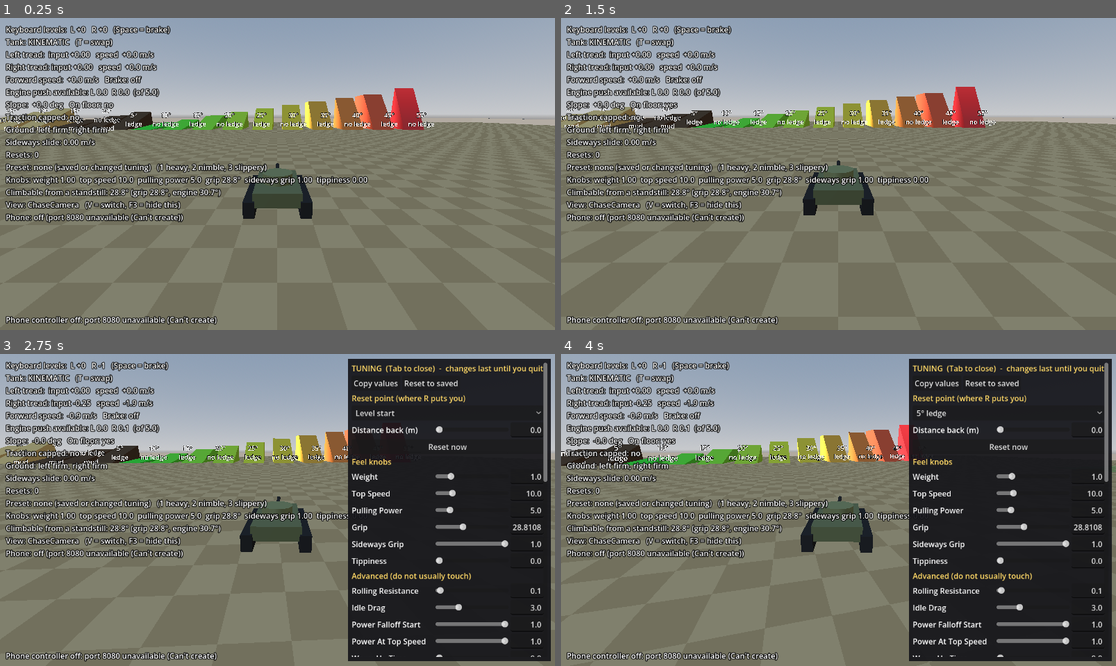
Above: before the commit, frames 1-4 (two rows, left to right).
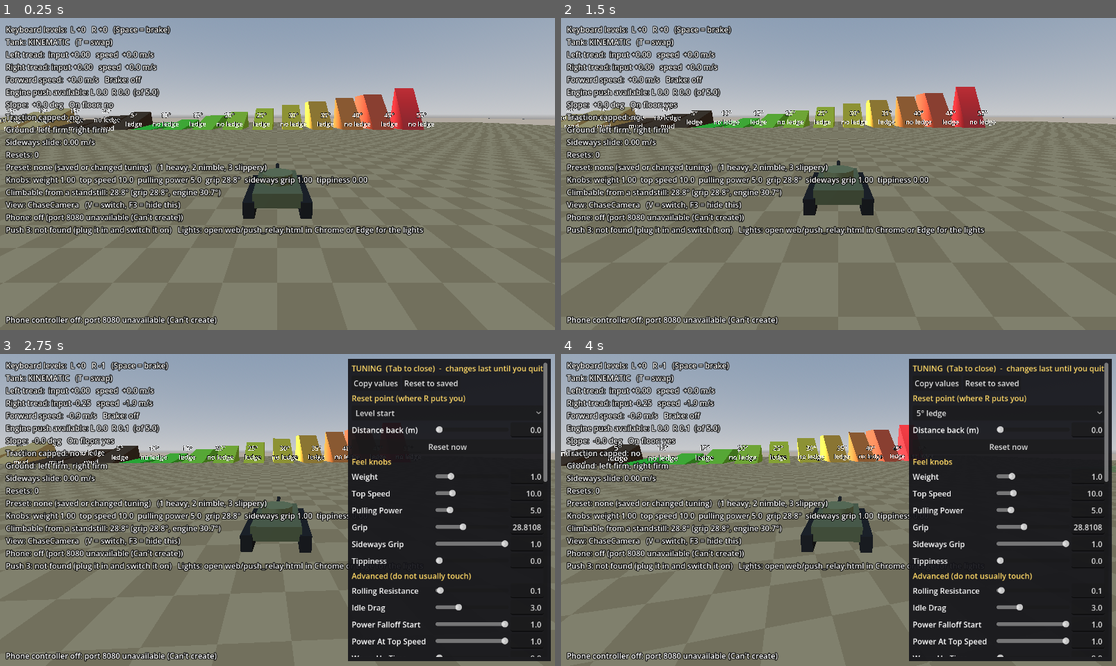
Above: after the commit, the same moments.

Repository: Kickpunch3r/tank-game
Game: Godot game, scene res://scenes/test_course.tscn
The game is run twice, just before and just after one commit, with the same random seed, the same clock (stepped at 60 frames per second) and the same inputs.
Inputs (mouse positions are in pixels of both pictures, inside the frame that each line leads up to):
- Up to frame 1 (0.25 s): no input
- Up to frame 2 (1.5 s): move the mouse to (960, 158) at 0.52 s; hold Down (driver_right_back) 0.53-1.25 s; hold Space (driver_all_stop) 0.53-1.25 s; click (960, 158) at 0.67 s; drag from (727, 189) to (810, 236) at 1.27 s
- Up to frame 3 (2.75 s): tap Enter at 2 s; move the mouse to (333, 441) at 2.02 s; hold Down (driver_right_back) from 2.03 s (still down); hold Tab (tuning_panel_toggle) from 2.03 s (still down)
- Up to frame 4 (4 s): release Down (driver_right_back) at 2.75 s; release Tab (tuning_panel_toggle) at 2.75 s; click "Level start" at 2.75 s; click "Level start" at 3.5 s

The runs differ from the first frame. In frame 1, 1.3% of the frame differs, in the area x 1-77%, y 66-70%; in frame 2, 1.3%; in frame 3, 1.1%; in frame 4, 1.1%.

Commit message:
Ableton Push 3 controller: lit levers and a brake square
PushController (player rig) reads the Push's pads over USB MIDI (port
"Ableton Push 3 MIDI"): two-column levers with 7 notches each side
(0.25 / 0.5 / 1, staying where pressed) and a 4x4 brake square that also
zeroes the levers. PushDriverInput on both tanks' stations, so T keeps the
levers. PushLightSender lights the pads from the active tank's station
(position bright, notches dim, brake red) through web/push_relay.html,
copied from the finger-walking game. Unplugging brakes for 3 s.
14 new tests with pretend MIDI (204 total). Not tried on a real Push.

Co-Authored-By: Claude Opus 5.5 <noreply@anthropic.com>

Diff:
--- a/scenes/physics_tank.tscn
+++ b/scenes/physics_tank.tscn
@@ -7,6 +7,7 @@
 [ext_resource type="Resource" path="res://tuning/physics_tank_tuning.tres" id="5_tuning"]
 [ext_resource type="Script" path="res://scripts/driver_slit_camera.gd" id="7_slit_camera"]
 [ext_resource type="Script" path="res://scripts/net/phone_driver_input.gd" id="8_phone"]
+[ext_resource type="Script" path="res://scripts/push/push_driver_input.gd" id="9_push"]
 
 [sub_resource type="ConvexPolygonShape3D" id="Shape_hull"]
 points = PackedVector3Array(-1.8, 0.35, -1.9, -1.8, 0.35, 1.9, -1.8, 0.8, -2.5, -1.8, 0.8, 2.5, -1.8, 1.3, -2.5, -1.8, 1.3, 2.5, 1.8, 0.35, -1.9, 1.8, 0.35, 1.9, 1.8, 0.8, -2.5, 1.8, 0.8, 2.5, 1.8, 1.3, -2.5, 1.8, 1.3, 2.5)
@@ -71,6 +72,9 @@
 [node name="PhoneDriverInput" type="Node" parent="DriverStation"]
 script = ExtResource("8_phone")
 
+[node name="PushDriverInput" type="Node" parent="DriverStation"]
+script = ExtResource("9_push")
+
 [node name="Collision" type="CollisionShape3D" parent="."]
 shape = SubResource("Shape_hull")
 
--- a/scenes/player_rig.tscn
+++ b/scenes/player_rig.tscn
@@ -14,6 +14,8 @@
 [ext_resource type="Resource" path="res://tuning/presets/slippery.tres" id="12_slippery"]
 [ext_resource type="PackedScene" path="res://scenes/physics_tank.tscn" id="13_physics_tank"]
 [ext_resource type="Script" path="res://scripts/player_rig.gd" id="14_rig"]
+[ext_resource type="Script" path="res://scripts/push/push_controller.gd" id="15_push_controller"]
+[ext_resource type="Script" path="res://scripts/push/push_light_sender.gd" id="16_push_lights"]
 
 [node name="PlayerRig" type="Node3D" node_paths=PackedStringArray("tanks", "chase_camera", "view_switcher", "debug_hud", "tuning_panel", "controller_server")]
 script = ExtResource("14_rig")
@@ -69,3 +71,10 @@
 script = ExtResource("7_phone_label")
 server = NodePath("../ControllerServer")
 usb_link = NodePath("../UsbPhoneLink")
+
+[node name="PushController" type="Node" parent="."]
+script = ExtResource("15_push_controller")
+
+[node name="PushLightSender" type="Node" parent="." node_paths=PackedStringArray("rig")]
+script = ExtResource("16_push_lights")
+rig = NodePath("..")
--- a/scenes/tank.tscn
+++ b/scenes/tank.tscn
@@ -8,6 +8,7 @@
 [ext_resource type="Script" path="res://scripts/hull_tilt.gd" id="6_hull_tilt"]
 [ext_resource type="Script" path="res://scripts/driver_slit_camera.gd" id="7_slit_camera"]
 [ext_resource type="Script" path="res://scripts/net/phone_driver_input.gd" id="8_phone"]
+[ext_resource type="Script" path="res://scripts/push/push_driver_input.gd" id="9_push"]
 [ext_resource type="Script" path="res://scripts/hull_sway.gd" id="9_hull_sway"]
 
 [sub_resource type="CapsuleShape3D" id="CapsuleShape3D_body"]
@@ -72,6 +73,9 @@
 [node name="PhoneDriverInput" type="Node" parent="DriverStation"]
 script = ExtResource("8_phone")
 
+[node name="PushDriverInput" type="Node" parent="DriverStation"]
+script = ExtResource("9_push")
+
 [node name="Collision" type="CollisionShape3D" parent="."]
 transform = Transform3D(1, 0, 0, 0, 1, 0, 0, 0, 1, 0, 1.7, 0)
 shape = SubResource("CapsuleShape3D_body")
--- a/scripts/debug_hud.gd
+++ b/scripts/debug_hud.gd
@@ -56,7 +56,24 @@
 	if is_instance_valid(view_switcher):
 		lines.append("View: %s   (V = switch, F3 = hide this)" % view_switcher.current_view_name())
 	lines.append_array(_phone_lines())
+	lines.append_array(_push_lines())
 	_label.text = "\n".join(lines)
+
+
+## Ableton Push 3 status, if the scene has a PushController.
+func _push_lines() -> PackedStringArray:
+	var push := get_tree().get_first_node_in_group(PushController.GROUP) as PushController
+	if push == null:
+		return []
+	var lights := get_tree().get_first_node_in_group(PushLightSender.GROUP) as PushLightSender
+	var pages: String = "no light sender"
+	if lights != null:
+		pages = ("%d relay page(s) connected" % lights.page_count()) if lights.page_count() > 0 \
+				else "open web/push_relay.html in Chrome or Edge for the lights"
+	if not push.is_connected_to_push():
+		return ["Push 3: not found (plug it in and switch it on)   Lights: %s" % pages]
+	return ["Push 3: connected   levers L %+d  R %+d   brake %s   Lights: %s" % [
+			push.left_level, push.right_level, "ON" if push.is_brake_held() else "off", pages]]
 
 
 ## The feel knobs, the preset they match, and the slope limit they give.
--- /dev/null
+++ b/scripts/push/push_controller.gd
@@ -0,0 +1,130 @@
+class_name PushController
+extends Node
+## Reads the Ableton Push 3's pads (over USB MIDI; no Ableton Live or drivers
+## needed) and keeps the Push's lever levels and brake. Lives in the player
+## rig; each tank's PushDriverInput reads it, so swapping tanks keeps the
+## Push's levers where they are. See PushLayout for which pad does what.
+##
+## Pressing a lever pad jumps that lever to the pad's level; it stays when
+## you let go. Holding any pad of the brake square brakes, and pressing it
+## also puts both levers back to 0.
+##
+## Safety: if the Push disappears (unplugged), its levers go back to 0 and the
+## brake is held for a few seconds, so the tank stops instead of driving on.
+
+## Group the controller joins, so the Push inputs, lights and HUD can find it.
+const GROUP: StringName = &"push_controller"
+
+## How long the brake is held after the Push disappears, in seconds.
+const LOSS_BRAKE_SECONDS: float = 3.0
+
+## Test runs switch this off: they feed pretend MIDI in instead.
+static var open_midi_in_scenes: bool = true
+
+## Name of the MIDI port to read. The Push shows up as three ports and every
+## pad press arrives on two of them, so only this one is read.
+@export var midi_port_name: String = "Ableton Push 3 MIDI"
+
+## How often to check that the Push is still plugged in, in seconds.
+@export var check_every_seconds: float = 1.0
+
+## The Push's lever levels, from -3 to 3.
+var left_level: int = 0
+var right_level: int = 0
+
+## Which MIDI port is the Push (its place in Godot's list), -1 = not found.
+var midi_device: int = -1
+
+# Brake pads being held: note -> true.
+var _brake_pads: Dictionary = {}
+var _time: float = 0.0
+var _seconds_since_check: float = 0.0
+var _loss_brake_until: float = -INF
+
+
+func _ready() -> void:
+	add_to_group(GROUP)
+	if open_midi_in_scenes:
+		OS.open_midi_inputs()
+		_check_for_push()
+
+
+func _exit_tree() -> void:
+	if open_midi_in_scenes:
+		OS.close_midi_inputs()
+
+
+func _process(delta: float) -> void:
+	_time += delta
+	if not open_midi_in_scenes:
+		return
+	_seconds_since_check += delta
+	if _seconds_since_check >= check_every_seconds:
+		_seconds_since_check = 0.0
+		_check_for_push()
+
+
+func _input(event: InputEvent) -> void:
+	var midi := event as InputEventMIDI
+	if midi != null:
+		handle_midi(midi)
+
+
+## One MIDI message from a port. Only the Push's own port counts.
+func handle_midi(midi: InputEventMIDI) -> void:
+	if midi.device != midi_device or midi_device == -1:
+		return
+	var pressed: bool = midi.message == MIDI_MESSAGE_NOTE_ON and midi.velocity > 0
+	var released: bool = midi.message == MIDI_MESSAGE_NOTE_OFF \
+			or (midi.message == MIDI_MESSAGE_NOTE_ON and midi.velocity == 0)
+	if not pressed and not released:
+		return
+	var pad: Dictionary = PushLayout.describe(midi.pitch)
+	match pad.kind:
+		PushLayout.Kind.LEFT_LEVER:
+			if pressed:
+				left_level = pad.level
+		PushLayout.Kind.RIGHT_LEVER:
+			if pressed:
+				right_level = pad.level
+		PushLayout.Kind.BRAKE:
+			if pressed:
+				_brake_pads[midi.pitch] = true
+				left_level = 0
+				right_level = 0
+			else:
+				_brake_pads.erase(midi.pitch)
+
+
+func is_connected_to_push() -> bool:
+	return midi_device != -1
+
+
+func left_tread() -> float:
+	return TreadLevels.value_for(left_level)
+
+
+func right_tread() -> float:
+	return TreadLevels.value_for(right_level)
+
+
+## True while a brake pad is held, or for a few seconds after the Push disappeared.
+func is_brake_held() -> bool:
+	return not _brake_pads.is_empty() or _time < _loss_brake_until
+
+
+## Called when the Push stops being there: levers to 0, brake for a while.
+func push_lost() -> void:
+	left_level = 0
+	right_level = 0
+	_brake_pads.clear()
+	_loss_brake_until = _time + LOSS_BRAKE_SECONDS
+	midi_device = -1
+
+
+func _check_for_push() -> void:
+	# The port's place in this list is what InputEventMIDI.device reports.
+	var found: int = OS.get_connected_midi_inputs().find(midi_port_name)
+	if midi_device != -1 and found == -1:
+		push_lost()
+	midi_device = found
--- /dev/null
+++ b/scripts/push/push_driver_input.gd
@@ -0,0 +1,29 @@
+class_name PushDriverInput
+extends DriverInputSource
+## The Ableton Push 3's levers and brake (via the PushController in the player
+## rig), as one more input source on a tank's DriverStation. Like the
+## keyboard: for each tread the hardest push of all sources wins, and the
+## brake counts from any source.
+
+var _controller: PushController
+
+
+func get_left_tread() -> float:
+	var controller: PushController = _find_controller()
+	return controller.left_tread() if controller != null else 0.0
+
+
+func get_right_tread() -> float:
+	var controller: PushController = _find_controller()
+	return controller.right_tread() if controller != null else 0.0
+
+
+func is_brake_held() -> bool:
+	var controller: PushController = _find_controller()
+	return controller != null and controller.is_brake_held()
+
+
+func _find_controller() -> PushController:
+	if not is_instance_valid(_controller):
+		_controller = get_tree().get_first_node_in_group(PushController.GROUP) as PushController
+	return _controller
--- /dev/null
+++ b/scripts/push/push_layout.gd
@@ -0,0 +1,64 @@
+class_name PushLayout
+extends RefCounted
+## Which Push 3 pad does what. Pads are an 8 x 8 grid: column 0 = left,
+## row 0 = bottom. Each pad sends MIDI note 36 + row x 8 + column
+## (36 = bottom-left, 99 = top-right).
+##
+##   row 7   .  .  .  .  .  .  .  .     (free, for later)
+##   row 6   L  L  .  .  .  .  R  R     level +3 (full forward)
+##   row 5   L  L  B  B  B  B  R  R     level +2
+##   row 4   L  L  B  B  B  B  R  R     level +1
+##   row 3   L  L  B  B  B  B  R  R     level 0
+##   row 2   L  L  B  B  B  B  R  R     level -1
+##   row 1   L  L  .  .  .  .  R  R     level -2
+##   row 0   L  L  .  .  .  .  R  R     level -3 (full back)
+##
+## L / R = left / right tread lever (two columns wide, easy to hit without
+## looking), B = brake square. The lever levels are the shared TreadLevels.
+
+const FIRST_NOTE: int = 36
+const COLUMNS: int = 8
+const ROWS: int = 8
+
+const LEFT_LEVER_COLUMNS: Array[int] = [0, 1]
+const RIGHT_LEVER_COLUMNS: Array[int] = [6, 7]
+## Rows 0 to 6 are the 7 notches; this row is level 0.
+const ZERO_ROW: int = 3
+const BRAKE_COLUMNS: Array[int] = [2, 3, 4, 5]
+const BRAKE_ROWS: Array[int] = [2, 3, 4, 5]
+
+## What a pad is for.
+enum Kind { NONE, LEFT_LEVER, RIGHT_LEVER, BRAKE }
+
+
+static func note_for(column: int, row: int) -> int:
+	return FIRST_NOTE + row * COLUMNS + column
+
+
+## What a MIDI note's pad does: {"kind": Kind, "level": int (levers only)}.
+static func describe(note: int) -> Dictionary:
+	var index: int = note - FIRST_NOTE
+	if index < 0 or index >= COLUMNS * ROWS:
+		return {"kind": Kind.NONE, "level": 0}
+	return describe_pad(index % COLUMNS, index / COLUMNS)
+
+
+static func describe_pad(column: int, row: int) -> Dictionary:
+	var level: int = row - ZERO_ROW
+	var on_lever_rows: bool = absi(level) <= TreadLevels.MAX_LEVEL
+	if on_lever_rows and LEFT_LEVER_COLUMNS.has(column):
+		return {"kind": Kind.LEFT_LEVER, "level": level}
+	if on_lever_rows and RIGHT_LEVER_COLUMNS.has(column):
+		return {"kind": Kind.RIGHT_LEVER, "level": level}
+	if BRAKE_COLUMNS.has(column) and BRAKE_ROWS.has(row):
+		return {"kind": Kind.BRAKE, "level": 0}
+	return {"kind": Kind.NONE, "level": 0}
+
+
+## The lever level (-3 to 3) whose push is closest to `value` (-1 to 1).
+static func nearest_level(value: float) -> int:
+	var best: int = 0
+	for level: int in range(-TreadLevels.MAX_LEVEL, TreadLevels.MAX_LEVEL + 1):
+		if absf(TreadLevels.value_for(level) - value) < absf(TreadLevels.value_for(best) - value):
+			best = level
+	return best
--- /dev/null
+++ b/scripts/push/push_light_sender.gd
@@ -0,0 +1,140 @@
+class_name PushLightSender
+extends Node
+## Lights the Push 3's pads to match the levers and brake.
+##
+## Godot can't send MIDI, so the lights go through the browser relay page
+## (web/push_relay.html, open it in Chrome or Edge): the game runs a small
+## WebSocket server on this computer only, the page connects and passes the
+## lights on to the Push. Same page and message as the finger-walking game:
+## {"pads": [64 x [colour, 0, 0]]}, pad 36 (bottom-left) first.
+##
+## The lights show what the active tank is actually being told (its
+## DriverStation), not just what was pressed on the Push, so the keyboard or
+## the phone moving a lever shows on the Push too. Rebuilt from that state
+## every frame and sent when something changes.
+##
+## Colours are Push palette numbers (0 = off). The relay page's palette view
+## shows them all on the pads.
+
+## Group the sender joins, so the HUD can find it.
+const GROUP: StringName = &"push_light_sender"
+
+## Tests use their own port (0 = use `port`).
+static var port_override: int = 0
+
+## The rig, to find the tank being driven.
+@export var rig: PlayerRig
+
+## Port the relay page connects to (the page's default is 9080).
+@export var port: int = 9080
+
+@export_group("Colours (Push palette numbers)")
+## Every lever notch.
+@export_range(0, 127) var notch_colour: int = 124
+## The lever's middle notch (level 0), so you can find it.
+@export_range(0, 127) var zero_notch_colour: int = 123
+## Where the lever is, when going forward.
+@export_range(0, 127) var forward_colour: int = 32
+## Where the lever is, when going backwards.
+@export_range(0, 127) var reverse_colour: int = 125
+## Where the lever is, at level 0.
+@export_range(0, 127) var stopped_colour: int = 122
+## The brake square.
+@export_range(0, 127) var brake_colour: int = 127
+## The brake square while braking.
+@export_range(0, 127) var brake_held_colour: int = 122
+
+var _server := TCPServer.new()
+var _peers: Array[WebSocketPeer] = []
+# Pages that already have the current lights.
+var _up_to_date: Dictionary = {}
+var _last_pads: Array = []
+
+
+func _ready() -> void:
+	add_to_group(GROUP)
+	if port_override != 0:
+		port = port_override
+	var error: Error = _server.listen(port, "127.0.0.1")
+	if error != OK:
+		push_warning("PushLightSender: can't open port %d for the Push relay page (%s)" % [port, error_string(error)])
+
+
+func _exit_tree() -> void:
+	for peer: WebSocketPeer in _peers:
+		peer.close()
+	_server.stop()
+
+
+func _process(_delta: float) -> void:
+	while _server.is_connection_available():
+		var peer := WebSocketPeer.new()
+		if peer.accept_stream(_server.take_connection()) == OK:
+			_peers.append(peer)
+	var pads: Array = build_pads()
+	var changed: bool = pads != _last_pads
+	_last_pads = pads
+	var message: String = JSON.stringify({"pads": pads})
+	for i: int in range(_peers.size() - 1, -1, -1):
+		var peer: WebSocketPeer = _peers[i]
+		peer.poll()
+		while peer.get_available_packet_count() > 0:
+			peer.get_packet()  # The page's only message asks for MIDI clock; not used here.
+		match peer.get_ready_state():
+			WebSocketPeer.STATE_OPEN:
+				if changed or not _up_to_date.get(peer, false):
+					peer.send_text(message)
+					_up_to_date[peer] = true
+			WebSocketPeer.STATE_CLOSED:
+				_up_to_date.erase(peer)
+				_peers.remove_at(i)
+
+
+## How many relay pages are connected.
+func page_count() -> int:
+	return _peers.size()
+
+
+func is_listening() -> bool:
+	return _server.is_listening()
+
+
+## All 64 pads, pad 36 (bottom-left) first: [colour, 0, 0] each.
+func build_pads() -> Array:
+	var station: DriverStation = _station()
+	var left: int = PushLayout.nearest_level(station.left_tread) if station != null else 0
+	var right: int = PushLayout.nearest_level(station.right_tread) if station != null else 0
+	var braking: bool = station != null and station.brake
+	var pads: Array = []
+	for row: int in PushLayout.ROWS:
+		for column: int in PushLayout.COLUMNS:
+			pads.append([_colour_for(column, row, left, right, braking), 0, 0])
+	return pads
+
+
+func _colour_for(column: int, row: int, left: int, right: int, braking: bool) -> int:
+	var pad: Dictionary = PushLayout.describe_pad(column, row)
+	match pad.kind:
+		PushLayout.Kind.LEFT_LEVER:
+			return _lever_colour(pad.level, left)
+		PushLayout.Kind.RIGHT_LEVER:
+			return _lever_colour(pad.level, right)
+		PushLayout.Kind.BRAKE:
+			return brake_held_colour if braking else brake_colour
+	return 0
+
+
+func _lever_colour(pad_level: int, lever_level: int) -> int:
+	if pad_level == lever_level:
+		if lever_level > 0:
+			return forward_colour
+		if lever_level < 0:
+			return reverse_colour
+		return stopped_colour
+	return zero_notch_colour if pad_level == 0 else notch_colour
+
+
+func _station() -> DriverStation:
+	if rig == null or not is_instance_valid(rig.active_tank):
+		return null
+	return rig.active_tank.get(&"driver_station") as DriverStation
--- /dev/null
+++ b/tests/push_tests.gd
@@ -0,0 +1,173 @@
+class_name PushTests
+extends RefCounted
+## Checks the Ableton Push 3 controller without a Push: pretend MIDI pad
+## presses go into the course's PushController, and the lights are checked
+## as built and as received by a pretend relay page.
+## (The test runner stops the controller opening real MIDI.)
+
+const NETWORK_TIMEOUT_MS: int = 3000
+
+var runner: TestRunner
+var report: TestReport
+var push: PushController
+var lights: PushLightSender
+var rig: PlayerRig
+var station: DriverStation
+
+
+func _init(test_runner: TestRunner) -> void:
+	runner = test_runner
+	report = runner.report
+
+
+func run() -> void:
+	report.heading("Ableton Push 3 (pretend MIDI)")
+	rig = runner.course.get_node(^"PlayerRig")
+	push = rig.get_node(^"PushController")
+	lights = rig.get_node(^"PushLightSender")
+	station = rig.active_tank.get(&"driver_station")
+	var keyboard: KeyboardDriverInput = station.get_node(^"KeyboardDriverInput")
+	keyboard.clear_levels()
+	station.listen_to_input_sources = true
+	push.midi_device = 0  # as if the Push were found as the first MIDI port
+	# The phone tests end by disconnecting, which brakes for 3 s: wait for that.
+	var waited: int = 0
+	while station.brake and waited < 300:
+		await runner.get_tree().physics_frame
+		waited += 1
+
+	report.check("Layout: left lever bottom pad = full back, top = full forward",
+			_kind_level(PushLayout.note_for(0, 0)) == [PushLayout.Kind.LEFT_LEVER, -3]
+			and _kind_level(PushLayout.note_for(1, 6)) == [PushLayout.Kind.LEFT_LEVER, 3])
+	report.check("Layout: right lever middle pad = 0, brake square in the middle, top row free",
+			_kind_level(PushLayout.note_for(7, 3)) == [PushLayout.Kind.RIGHT_LEVER, 0]
+			and _kind_level(PushLayout.note_for(3, 4))[0] == PushLayout.Kind.BRAKE
+			and _kind_level(PushLayout.note_for(4, 7))[0] == PushLayout.Kind.NONE)
+
+	# Levers.
+	await _tap(PushLayout.note_for(0, 6))
+	await _tap(PushLayout.note_for(7, 1))
+	report.check("Pressing pads sets the levers (left +3 = 1, right -2 = -0.5) and they stay",
+			is_equal_approx(station.left_tread, 1.0) and is_equal_approx(station.right_tread, -0.5),
+			"station L %.2f R %.2f" % [station.left_tread, station.right_tread])
+	await _tap(PushLayout.note_for(1, 4), 1)
+	report.check("Presses from the Push's duplicate MIDI port are ignored", push.left_level == 3)
+
+	var pads: Array = lights.build_pads()
+	report.check("Lights: the lever's position is bright, the other notches dim",
+			_colour(pads, 0, 6) == lights.forward_colour and _colour(pads, 1, 6) == lights.forward_colour
+			and _colour(pads, 0, 5) == lights.notch_colour and _colour(pads, 0, 3) == lights.zero_notch_colour)
+	report.check("Lights: reverse position in the reverse colour, brake square red, top row dark",
+			_colour(pads, 7, 1) == lights.reverse_colour and _colour(pads, 3, 3) == lights.brake_colour
+			and _colour(pads, 4, 7) == 0 and _colour(pads, 2, 0) == 0)
+
+	# Brake.
+	await _press(PushLayout.note_for(2, 2), true)
+	report.check("Holding a brake pad brakes and puts both levers to 0",
+			station.brake and push.left_level == 0 and push.right_level == 0)
+	report.check("Lights: brake square shows it's held", _colour(lights.build_pads(), 5, 5) == lights.brake_held_colour)
+	await _press(PushLayout.note_for(2, 2), false)
+	report.check("Letting go of the brake pad releases the brake", not station.brake)
+
+	# The lights show what the tank is told, from any controller.
+	for i: int in 2:
+		await _key(KEY_W)
+	report.check("Lights follow the keyboard too (W x2 -> left lever lit at +2)",
+			_colour(lights.build_pads(), 0, 5) == lights.forward_colour and _colour(lights.build_pads(), 0, 3) == lights.zero_notch_colour)
+	keyboard.clear_levels()
+
+	# The relay page receives the lights.
+	var received: Array = await _pads_from_relay_page()
+	report.check("A relay page connecting gets all 64 pad lights", received.size() == 64 and received == lights.build_pads(),
+			"%d pads received" % received.size())
+
+	# Unplugged.
+	await _tap(PushLayout.note_for(0, 6))
+	push.push_lost()
+	await runner.wait_physics_frames(2)
+	report.check("Push unplugged: levers back to 0 and the brake held", push.left_level == 0 and station.brake)
+	var frames: int = 0
+	while station.brake and frames < 400:
+		await runner.get_tree().physics_frame
+		frames += 1
+	report.check("...for about 3 s", absf(frames / 60.0 - PushController.LOSS_BRAKE_SECONDS) < 0.1,
+			"braked for %.2f s" % (frames / 60.0))
+	push.midi_device = 0
+
+	# Both tanks.
+	rig.swap_tank()
+	await runner.wait_physics_frames(2)
+	await _tap(PushLayout.note_for(0, 5))
+	var other_station: DriverStation = rig.active_tank.get(&"driver_station")
+	report.check("After T, the Push drives the other tank too (and its lights follow it)",
+			is_equal_approx(other_station.left_tread, 0.5) and _colour(lights.build_pads(), 0, 5) == lights.forward_colour,
+			"%s station L %.2f" % [rig.active_tank.name, other_station.left_tread])
+	await _press(PushLayout.note_for(3, 3), true)
+	await _press(PushLayout.note_for(3, 3), false)
+	rig.swap_tank()
+	await runner.wait_physics_frames(5)
+	push.midi_device = -1
+
+
+func _kind_level(note: int) -> Array:
+	var pad: Dictionary = PushLayout.describe(note)
+	return [pad.kind, pad.level]
+
+
+func _colour(pads: Array, column: int, row: int) -> int:
+	return pads[row * PushLayout.COLUMNS + column][0]
+
+
+func _press(note: int, down: bool, device: int = 0) -> void:
+	var event := InputEventMIDI.new()
+	event.device = device
+	event.message = MIDI_MESSAGE_NOTE_ON if down else MIDI_MESSAGE_NOTE_OFF
+	event.pitch = note
+	event.velocity = 100 if down else 0
+	push.handle_midi(event)
+	await runner.wait_physics_frames(2)
+
+
+func _tap(note: int, device: int = 0) -> void:
+	await _press(note, true, device)
+	await _press(note, false, device)
+
+
+func _key(code: Key) -> void:
+	for down: bool in [true, false]:
+		var event := InputEventKey.new()
+		event.physical_keycode = code
+		event.keycode = code
+		event.pressed = down
+		Input.parse_input_event(event)
+		Input.flush_buffered_events()
+		await runner.wait_physics_frames(2)
+
+
+## Connect like the relay page and return the first pad lights it receives.
+func _pads_from_relay_page() -> Array:
+	var peer := WebSocketPeer.new()
+	peer.connect_to_url("ws://127.0.0.1:%d" % PushLightSender.port_override)
+	var started: int = Time.get_ticks_msec()
+	while Time.get_ticks_msec() - started < NETWORK_TIMEOUT_MS:
+		peer.poll()
+		if peer.get_available_packet_count() > 0:
+			var json := JSON.new()
+			if json.parse(peer.get_packet().get_string_from_utf8()) == OK and json.data is Dictionary:
+				peer.close()
+				var pads: Variant = json.data.get("pads")
+				return _as_ints(pads) if pads is Array else []
+		await runner.get_tree().process_frame
+	peer.close()
+	return []
+
+
+## JSON numbers come back as floats: turn the pad lists back into whole numbers.
+func _as_ints(pads: Array) -> Array:
+	var result: Array = []
+	for pad: Variant in pads:
+		var values: Array = []
+		for value: Variant in pad:
+			values.append(int(value))
+		result.append(values)
+	return result
--- a/tests/test_runner.gd
+++ b/tests/test_runner.gd
@@ -32,6 +32,9 @@
 	ControllerServer.websocket_port_override = 18081
 	# Never run the real adb during tests (UsbLinkTests uses a pretend one).
 	UsbPhoneLink.enabled_in_scenes = false
+	# Never open real MIDI or the usual light port during tests (PushTests pretends).
+	PushController.open_midi_in_scenes = false
+	PushLightSender.port_override = 19080
 	course = COURSE_SCENE.instantiate()
 	add_child(course)
 	# Let the course builders run and physics settle.
@@ -45,6 +48,7 @@
 	await PhysicsTankTests.new(self).run_swap()
 	await PhoneTests.new(self).run()
 	UsbLinkTests.new(self).run()
+	await PushTests.new(self).run()
 	CourseTests.new(self).run()
 	await DrivingTests.new(self).run()
 	await BrakeTests.new(self).run()
Not shown, added: scripts/push/push_controller.gd.uid
Not shown, added: scripts/push/push_driver_input.gd.uid
Not shown, added: scripts/push/push_layout.gd.uid
Not shown, added: scripts/push/push_light_sender.gd.uid
Not shown, added: tests/push_tests.gd.uid
Not shown, changed: NOTES.md
Not shown, added: web/push_relay.html
